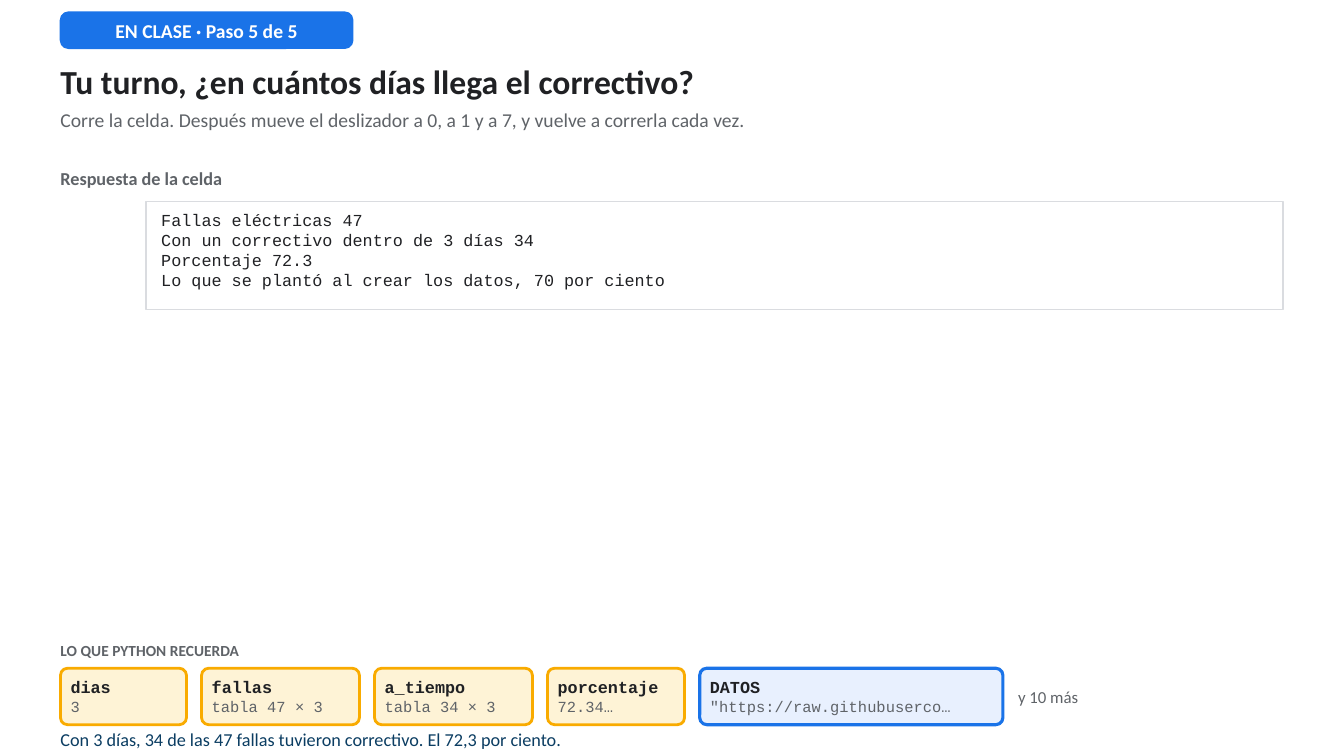
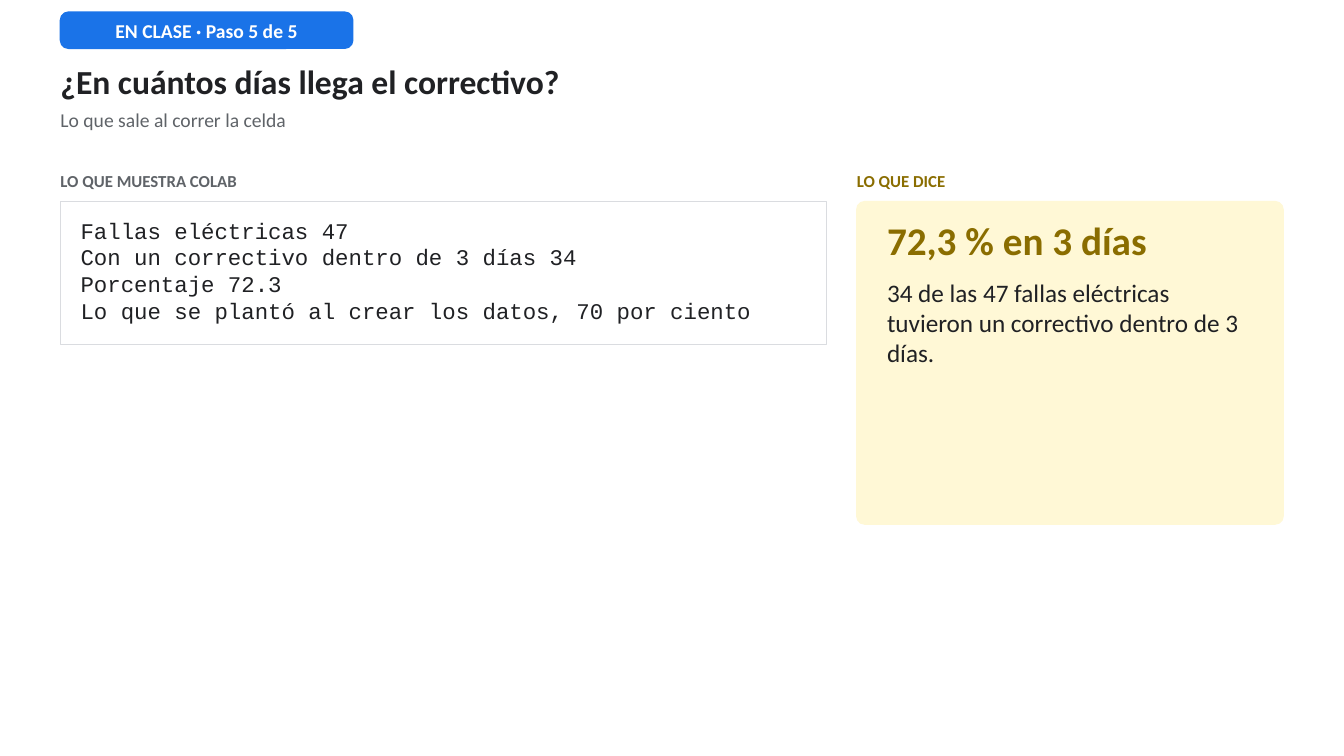
Before and after one commit to RodrigoMSB/curso-python-minergia, a slide deck: slide 26 of presentaciones/Simulador_Lab04_guiado.pptx (slide 34 before the commit). Drawn at 1344x756 pixels with LibreOffice and Linux fonts; fonts in the diff are those of the drawing. Boxes give left, top, right and bottom in pixels: in the first picture for what was removed or moved away, otherwise in the second. Text is boxed around its words. In the diff, an @@ line names an element or a change of style, - is before the commit and + after.

```diff
--- a/presentaciones/Simulador_Lab04_guiado.pptx
+++ b/presentaciones/Simulador_Lab04_guiado.pptx
@@ text at (x1=60, y1=70, x2=559, y2=100): text changed @@
-Tu turno, ¿en cuántos días llega el correctivo?
+¿En cuántos días llega el correctivo?
@@ text at (x1=60, y1=113, x2=286, y2=130): text changed @@
-Corre la celda. Después mueve el deslizador a 0, a 1 y a 7, y vuelve a correrla cada vez.
+Lo que sale al correr la celda
@@ text at (x1=60, y1=176, x2=237, y2=189): text changed; size 13 to 12 pt @@
-Respuesta de la celda
+LO QUE MUESTRA COLAB
@@ text added at (x1=857, y1=176, x2=945, y2=189), 12 pt, text #8A6D00, bold @@
+LO QUE DICE
@@ rectangle resized from (x1=146, y1=202, x2=1284, y2=310) to (x1=60, y1=202, x2=827, y2=345) @@
@@ rounded rectangle resized from (x1=60, y1=668, x2=187, y2=725) to (x1=857, y1=202, x2=1284, y2=524) @@
@@ rounded rectangle at (x1=857, y1=202, x2=1284, y2=524): fill #FEF3D6 to #FFF8D6; outline #F9AB00 2 pt to #FFF8D6 1 pt; proportions changed @@
@@ text "Fallas eléctricas 47" moved from (x1=161, y1=214, x2=664, y2=290) to (x1=81, y1=222, x2=750, y2=324) @@
@@ text "Fallas eléctricas 47" at (x1=81, y1=222, x2=750, y2=324): size 12 to 16 pt @@
@@ text at (x1=887, y1=227, x2=1238, y2=362): text changed; size 13 to 18 pt; text colour #0B3D62 to #202124 @@
-Con 3 días, 34 de las 47 fallas tuvieron correctivo. El 72,3 por ciento.
+72,3 % en 3 días
+34 de las 47 fallas eléctricas tuvieron un correctivo dentro de 3 días.
@@ text "72,3 % en 3 días" at (x1=887, y1=227, x2=1238, y2=362): vertical alignment middle to top @@
@@ text removed at (x1=60, y1=646, x2=239, y2=658) @@
-LO QUE PYTHON RECUERDA
@@ text removed at (x1=71, y1=681, x2=111, y2=712) @@
-dias
-3
@@ rounded rectangle removed at (x1=202, y1=668, x2=360, y2=725) @@
@@ text removed at (x1=212, y1=681, x2=323, y2=712) @@
-fallas
-tabla 47 × 3
@@ rounded rectangle removed at (x1=375, y1=668, x2=533, y2=725) @@
@@ text removed at (x1=385, y1=681, x2=495, y2=712) @@
-a_tiempo
-tabla 34 × 3
@@ rounded rectangle removed at (x1=547, y1=668, x2=685, y2=725) @@
@@ text removed at (x1=558, y1=681, x2=659, y2=712) @@
-porcentaje
-72.34…
@@ rounded rectangle removed at (x1=700, y1=668, x2=1003, y2=725) @@
@@ text removed at (x1=710, y1=681, x2=951, y2=715) @@
-DATOS
-"https://raw.githubuserco…
@@ text removed at (x1=1018, y1=691, x2=1078, y2=706) @@
-y 10 más
```
Also in this commit, not shown: 29 other slides changed, 14 slides added, 45 slides removed.
